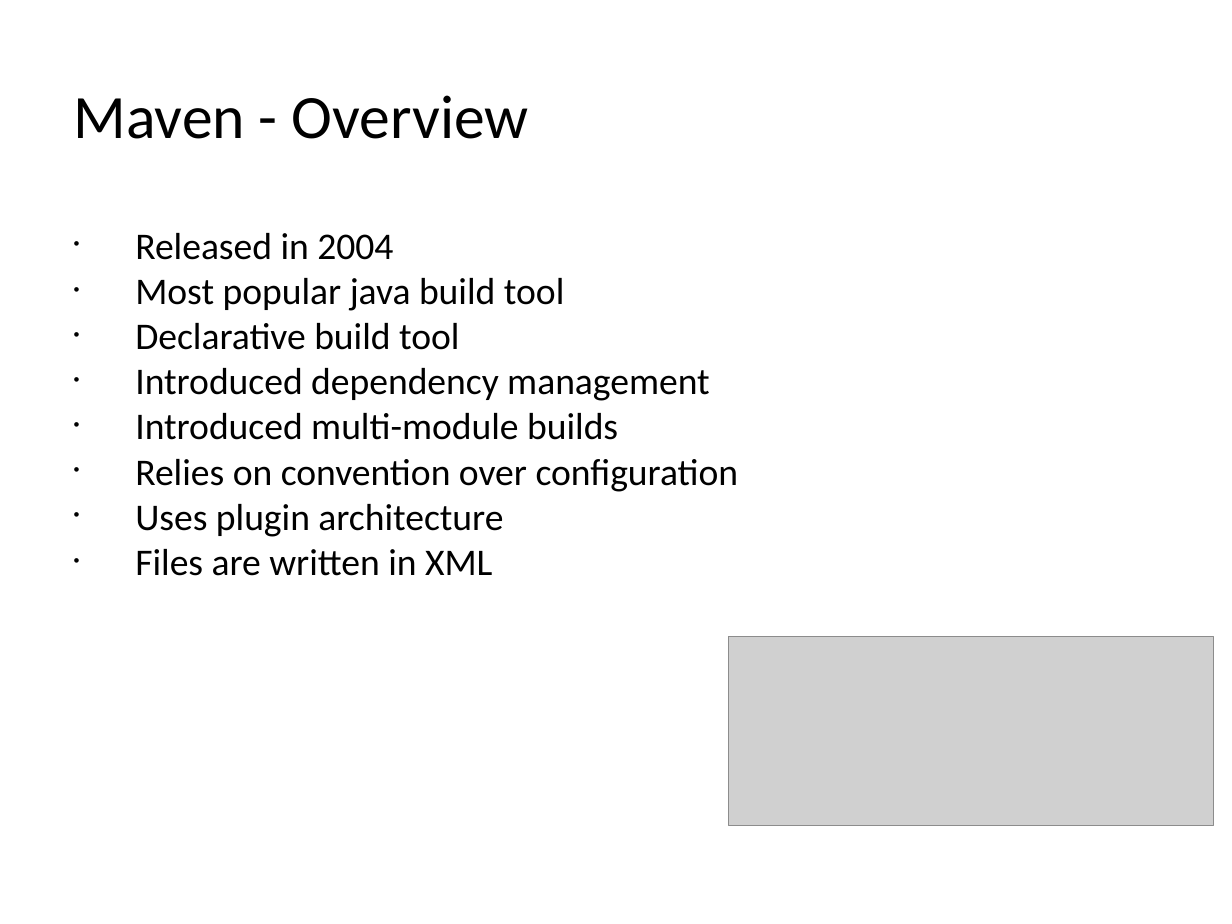
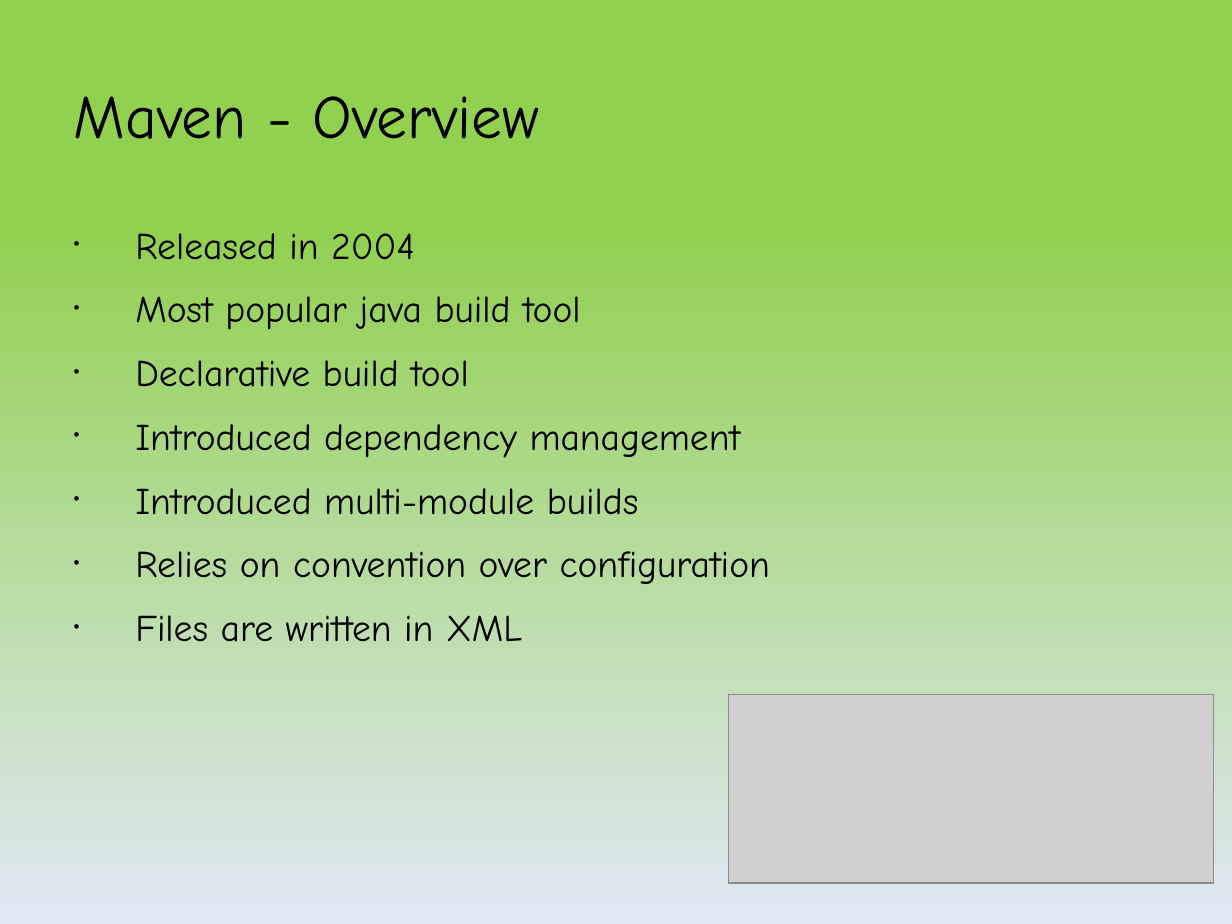
Before and after one commit to kob-aha/gradle-presentation, a slide deck: slide 9 of presentation/Introduction to Gradle.pptx. Drawn at 1232x924 pixels with LibreOffice and Linux fonts; fonts in the diff are those of the drawing; grey boxes stand for pictures; background and template pictures are left out. Boxes give left, top, right and bottom in pixels: in the first picture for what was removed or moved away, otherwise in the second. Text is boxed around its words. In the diff, an @@ line names an element or a change of style, - is before the commit and + after.

```diff
--- a/presentation/Introduction to Gradle.pptx
+++ b/presentation/Introduction to Gradle.pptx
@@ background picture (left out) to gradient #92D050 to #E1E8F5 @@
@@ text "Maven - Overview" at <box>74,96,540,139</box>: font Calibri to Comic Neue @@
@@ text "Released in 2004" at <box>135,233,770,642</box>: font Calibri to Comic Neue @@
@@ text at <box>135,504,503,537</box>: paragraph removed @@
-• Uses plugin architecture
@@ picture: place and size @@
-picture at <box>729,637,1215,825</box>
+picture at <box>729,694,1215,882</box>
```
Also in this commit, not shown: 23 other slides changed, 1 other file.
